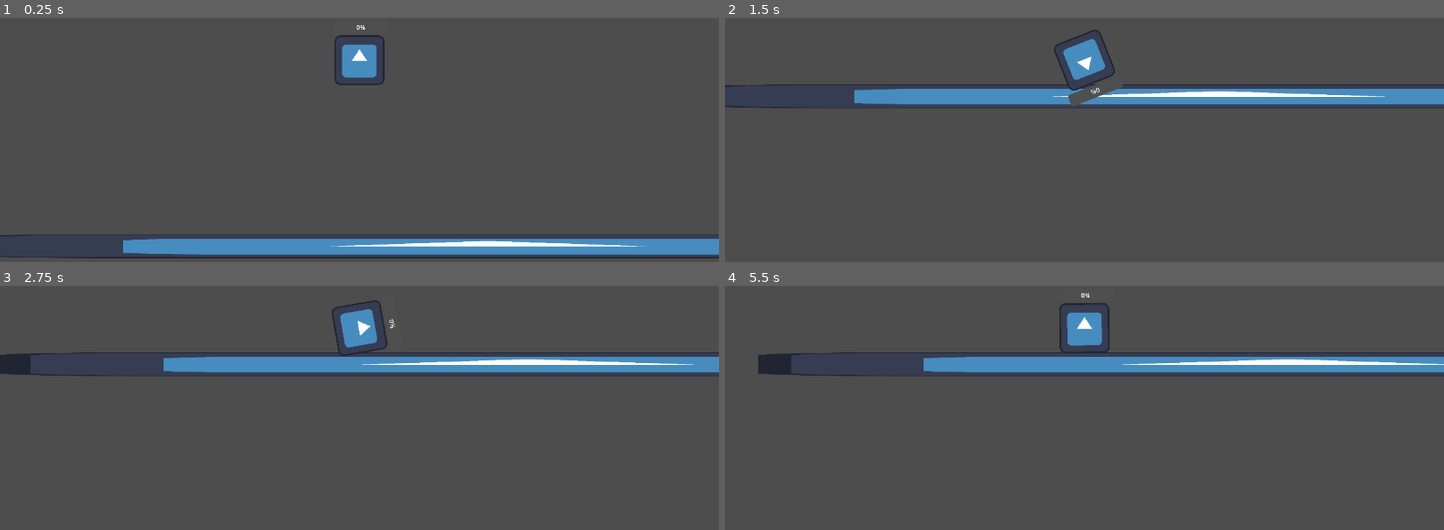
Above: before the commit, frames 1-4 (two rows, left to right).
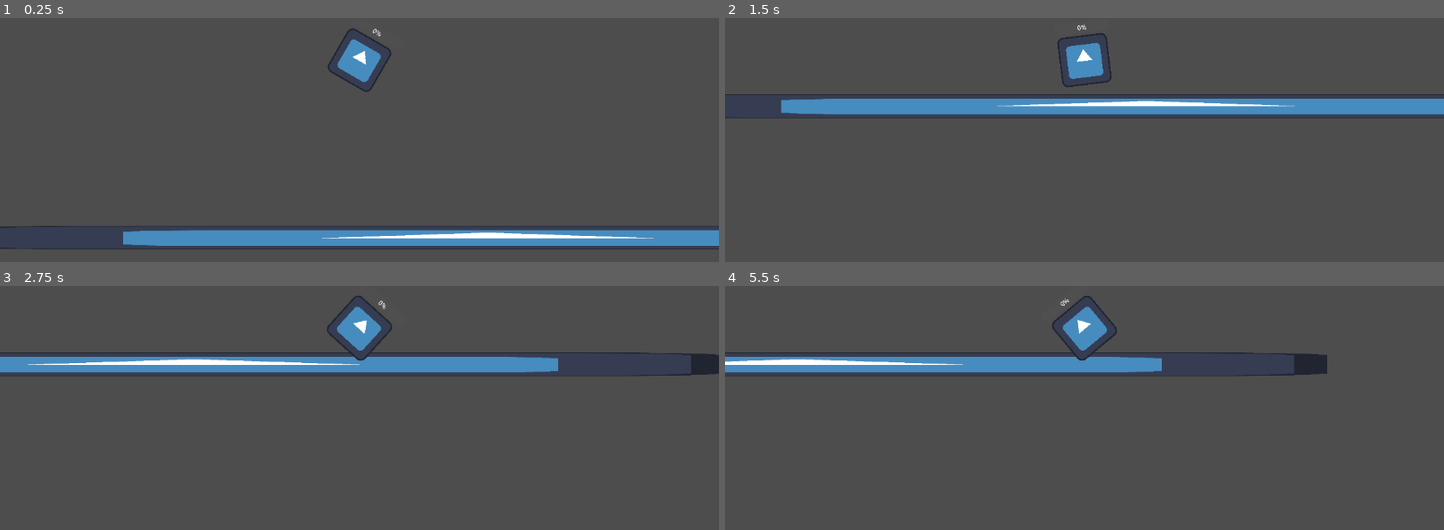
Above: after the commit, the same moments.

Repository: abc-is-here/protect-with-stones
Game: Godot game, scene res://scenes/world.tscn
Same seed, same stepped clock (60 frames per second), same inputs: the game is played once before the commit and once after it. The engine's default icon, where the game draws it, is replaced by a stand-in: a white triangle on a blue panel in a dark square.
Inputs (mouse positions are in pixels of both pictures, inside the frame that each line leads up to):
- Up to frame 1 (0.25 s): no input
- Up to frame 2 (1.5 s): tap Enter at 0.5 s; move the mouse to (1242, 39) at 0.52 s; press the mouse at (1242, 39) at 0.53 s; move the mouse to (940, 81) at 1.27 s; release the mouse at (940, 81) at 1.28 s; click (940, 81) at 1.35 s
- Up to frame 3 (2.75 s): move the mouse to (outside the picture) at 2.02 s; press the mouse at (outside the picture) at 2.03 s
- Up to frame 4 (5.5 s): move the mouse to (1048, 408) at 2.77 s; release the mouse at (1048, 408) at 2.78 s; click (1048, 408) at 2.85 s; move the mouse to (1300, 388) at 3.52 s; press the mouse at (1300, 388) at 3.53 s; move the mouse to (outside the picture) at 4.27 s; release the mouse at (outside the picture) at 4.28 s; click (outside the picture) at 4.35 s; move the mouse to (1120, 327) at 5.02 s; press the mouse at (1120, 327) at 5.03 s

The runs differ from the first frame. In frame 1, 8.5% of the frame differs, in the area x 0-100%, y 2-99%; in frame 2, 9.1%, in the area x 0-100%, y 2-42%; in frame 3, 4.7%; in frame 4, 5.6%.

Commit message:
Made the physics a bit more *awesome*
Also fixed the mouse error

Diff:
--- a/project.godot
+++ b/project.godot
@@ -32,6 +32,10 @@
 ]
 }
 
+[physics]
+
+2d/default_gravity=1500.0
+
 [rendering]
 
 textures/canvas_textures/default_texture_filter=0
--- a/scenes/stone.tscn
+++ b/scenes/stone.tscn
@@ -1,7 +1,11 @@
-[gd_scene load_steps=6 format=3 uid="uid://dlju7axryo3c6"]
+[gd_scene load_steps=7 format=3 uid="uid://dlju7axryo3c6"]
 
 [ext_resource type="Texture2D" uid="uid://bpier3uq4phgx" path="res://icon.svg" id="1_hmdus"]
 [ext_resource type="Script" uid="uid://cshfqea1rhckj" path="res://scripts/stone.gd" id="1_tuldt"]
+
+[sub_resource type="PhysicsMaterial" id="PhysicsMaterial_tuldt"]
+friction = 0.8
+bounce = 0.2
 
 [sub_resource type="StyleBoxFlat" id="StyleBoxFlat_tuldt"]
 bg_color = Color(0.308769, 0.308769, 0.308769, 1)
@@ -25,6 +29,8 @@
 radius = 40.0125
 
 [node name="stone" type="RigidBody2D"]
+physics_material_override = SubResource("PhysicsMaterial_tuldt")
+linear_damp = 0.5
 script = ExtResource("1_tuldt")
 
 [node name="Sprite2D" type="Sprite2D" parent="."]
--- a/scripts/stone.gd
+++ b/scripts/stone.gd
@@ -1,16 +1,18 @@
 extends RigidBody2D
 
-var is_holding_mouse = false
-var is_shooting = false
-@export var increase_per_hold = 0.1
-@export var decrease_per_release = 0.5
-@export var max_power = 100
-@export var mul = 20
-var shot_once = false
+var is_holding_mouse:bool = false
+var is_shooting:bool = false
+@export var increase_per_hold:float = 0.8
+@export var max_power:float = 100.0
+@export var mul:float = 20.0
+var shot_once:bool = false
+var aim_pos: Vector2
 @onready var pg_bar: ProgressBar = $Sprite2D/ProgressBar
 
 func _process(delta: float) -> void:
 	if Input.is_action_pressed("drag") and not shot_once:
+		if not is_holding_mouse:
+			aim_pos = get_global_mouse_position()
 		is_holding_mouse = true
 		pg_bar.value = clamp(pg_bar.value + increase_per_hold, 0, max_power)
 
@@ -19,15 +21,12 @@
 		shot_once = true
 		is_holding_mouse = false
 
-	if not is_holding_mouse and pg_bar.value > 0:
-		pg_bar.value = max(pg_bar.value - decrease_per_release, 0)
-
 func _physics_process(delta: float) -> void:
-	if is_holding_mouse:
+	if not is_holding_mouse and not shot_once:
 		look_at(get_global_mouse_position())
 
 func shoot_stone() -> void:
-	var direction = (get_global_mouse_position() - global_position).normalized()
+	var direction = (aim_pos - global_position).normalized()
 	var force = direction*pg_bar.value *mul
 	apply_impulse(force)
 	pg_bar.value = 0
